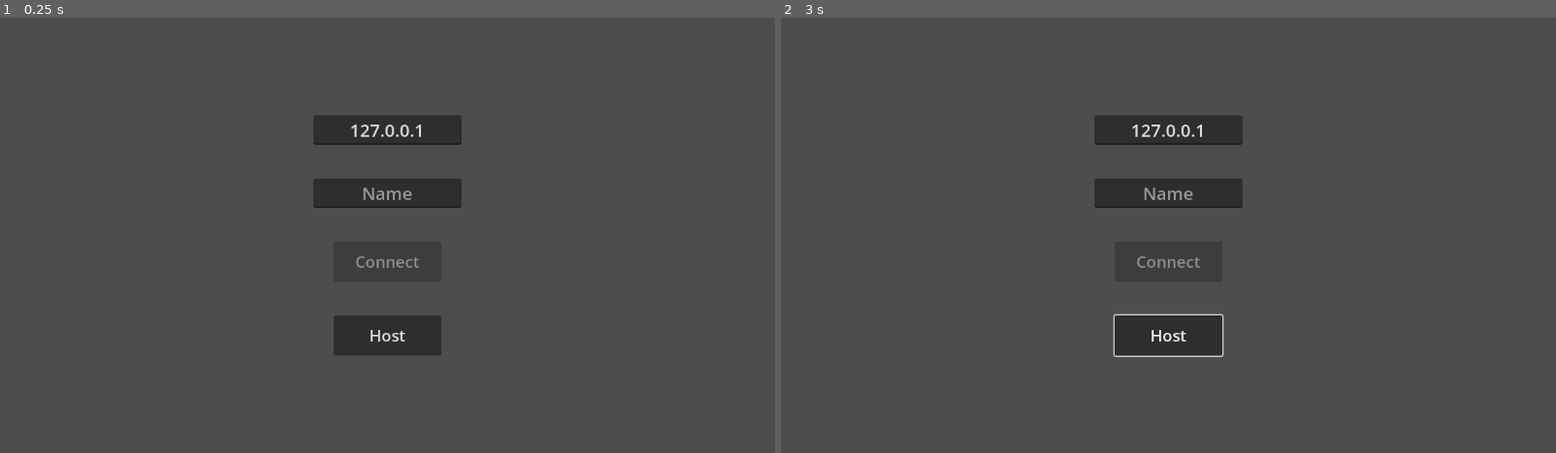
Above: before the commit, frames 1-2 (left to right).
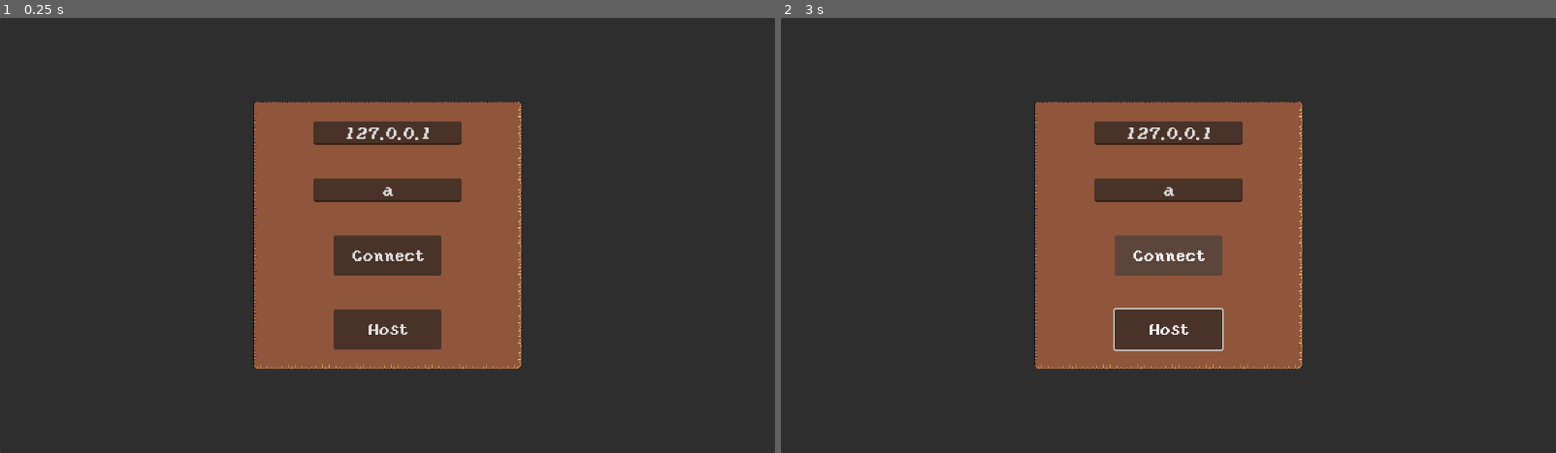
Above: after the commit, the same moments.

Repository: 0xspiderr/itec-2026
Game: Godot game, scene res://_mainMenu/mainMenu.tscn
The game is run twice, just before and just after one commit, with the same random seed, the same clock (stepped at 60 frames per second) and the same inputs.
Inputs (mouse positions are in pixels of both pictures, inside the frame that each line leads up to):
- Up to frame 1 (0.25 s): no input
- Up to frame 2 (3 s): click "Host" at 0.5 s; click (1168, 257) at 1.25 s, where only the run after the commit has a clickable "Connect"; hold D (right) 2.03-2.78 s; hold E (pickup) 2.03-2.78 s; hold Down (down) from 2.78 s (still down); tap E (pickup) at 2.85 s

The runs differ from the first frame. In frame 1, 99% of the frame differs, in the area x 0-100%, y 0-100%; in frame 2, 100%.

Commit message:
movement part fix

Diff:
--- a/_lobby/lobby.tscn
+++ b/_lobby/lobby.tscn
@@ -1,6 +1,7 @@
 [gd_scene format=3 uid="uid://dlto07yleoj1b"]
 
 [ext_resource type="Script" uid="uid://yitpqaigpqvx" path="res://_lobby/lobby.gd" id="1_fuoyk"]
+[ext_resource type="FontFile" uid="uid://daanan4q0ggpn" path="res://font/yoster.ttf" id="2_kxvj5"]
 
 [node name="Lobby" type="Control" unique_id=1552650006]
 layout_mode = 3
@@ -29,6 +30,8 @@
 layout_mode = 2
 size_flags_horizontal = 4
 size_flags_vertical = 0
+theme_override_fonts/font = ExtResource("2_kxvj5")
+theme_override_font_sizes/font_size = 26
 text = "Lobby list"
 
 [node name="LobbyContainer" type="VBoxContainer" parent="VBoxContainer" unique_id=1896012179]
@@ -40,6 +43,8 @@
 unique_name_in_owner = true
 visible = false
 layout_mode = 2
+theme_override_fonts/font = ExtResource("2_kxvj5")
+theme_override_font_sizes/font_size = 24
 text = "Start game"
 
 [connection signal="pressed" from="VBoxContainer/StartBtn" to="." method="_on_start_btn_pressed"]
--- a/_mainMenu/mainMenu.tscn
+++ b/_mainMenu/mainMenu.tscn
@@ -1,6 +1,17 @@
 [gd_scene format=3 uid="uid://dogckl7huip08"]
 
-[ext_resource type="Script" uid="uid://dov8vw3gec7x1" path="res://_mainMenu/main_menu.gd" id="1_ooen3"]
+[ext_resource type="FontFile" uid="uid://daanan4q0ggpn" path="res://font/yoster.ttf" id="2_b531r"]
+[ext_resource type="Texture2D" uid="uid://dvijotoehyp5y" path="res://Assets/UI/UI.png" id="2_oupfn"]
+
+[sub_resource type="StyleBoxTexture" id="StyleBoxTexture_oupfn"]
+texture = ExtResource("2_oupfn")
+texture_margin_left = 57.0
+texture_margin_top = 54.0
+texture_margin_right = 58.0
+texture_margin_bottom = 56.0
+axis_stretch_horizontal = 1
+axis_stretch_vertical = 1
+region_rect = Rect2(0, 1, 64, 63)
 
 [node name="MarginContainer" type="MarginContainer" unique_id=582196056]
 anchors_preset = 15
@@ -8,40 +19,72 @@
 anchor_bottom = 1.0
 grow_horizontal = 2
 grow_vertical = 2
-script = ExtResource("1_ooen3")
 
-[node name="menuContainer" type="VBoxContainer" parent="." unique_id=1454454465]
+[node name="PanelContainer" type="PanelContainer" parent="." unique_id=1166636956]
+layout_mode = 2
+
+[node name="menuContainer" type="VBoxContainer" parent="PanelContainer" unique_id=1454454465]
+custom_minimum_size = Vector2(400, 400)
 layout_mode = 2
 size_flags_horizontal = 4
 size_flags_vertical = 6
 theme_override_constants/separation = 50
 
-[node name="IPAddres" type="LineEdit" parent="menuContainer" unique_id=711367561]
+[node name="Panel" type="Panel" parent="PanelContainer/menuContainer" unique_id=908319526]
+custom_minimum_size = Vector2(120, 120)
+layout_mode = 2
+size_flags_vertical = 3
+theme_override_styles/panel = SubResource("StyleBoxTexture_oupfn")
+
+[node name="menuContainer" type="VBoxContainer" parent="PanelContainer/menuContainer/Panel" unique_id=222914705]
+custom_minimum_size = Vector2(12, 12)
+layout_mode = 1
+anchors_preset = 8
+anchor_left = 0.5
+anchor_top = 0.5
+anchor_right = 0.5
+anchor_bottom = 0.5
+offset_left = -110.0
+offset_top = -170.0
+offset_right = 110.0
+offset_bottom = 170.0
+grow_horizontal = 2
+grow_vertical = 2
+size_flags_horizontal = 4
+size_flags_vertical = 6
+theme_override_constants/separation = 50
+
+[node name="IPAddres" type="LineEdit" parent="PanelContainer/menuContainer/Panel/menuContainer" unique_id=711367561]
 custom_minimum_size = Vector2(220, 0)
 layout_mode = 2
 size_flags_horizontal = 0
+theme_override_fonts/font = ExtResource("2_b531r")
 theme_override_font_sizes/font_size = 26
 text = "127.0.0.1"
 placeholder_text = "IP Addres"
 alignment = 1
 
-[node name="Name" type="LineEdit" parent="menuContainer" unique_id=535329179]
+[node name="Name" type="LineEdit" parent="PanelContainer/menuContainer/Panel/menuContainer" unique_id=535329179]
 layout_mode = 2
+theme_override_fonts/font = ExtResource("2_b531r")
 theme_override_font_sizes/font_size = 26
+text = "a"
 placeholder_text = "Name"
 alignment = 1
 
-[node name="Connect" type="Button" parent="menuContainer" unique_id=687210997]
+[node name="Connect" type="Button" parent="PanelContainer/menuContainer/Panel/menuContainer" unique_id=687210997]
 custom_minimum_size = Vector2(160, 60)
 layout_mode = 2
 size_flags_horizontal = 4
+theme_override_fonts/font = ExtResource("2_b531r")
 theme_override_font_sizes/font_size = 24
 text = "Connect"
 
-[node name="HostBtn" type="Button" parent="menuContainer" unique_id=907993549]
+[node name="HostBtn" type="Button" parent="PanelContainer/menuContainer/Panel/menuContainer" unique_id=907993549]
 custom_minimum_size = Vector2(160, 60)
 layout_mode = 2
 size_flags_horizontal = 4
+theme_override_fonts/font = ExtResource("2_b531r")
 theme_override_font_sizes/font_size = 24
 text = "Host"
 
@@ -76,4 +119,4 @@
 horizontal_alignment = 1
 vertical_alignment = 1
 
-[connection signal="pressed" from="menuContainer/HostBtn" to="." method="_on_host_btn_pressed"]
+[connection signal="pressed" from="PanelContainer/menuContainer/Panel/menuContainer/HostBtn" to="." method="_on_host_btn_pressed"]
--- a/_rat/rat.gd
+++ b/_rat/rat.gd
@@ -60,13 +60,26 @@
 
 func _animate_player() -> void:
 	var dir = input_component.direction
-	if ANIM_MAP.has(dir) and items_cnt == 0:
-		animated_sprite_2d.play(ANIM_MAP[dir])
-	elif ANIM_HOLD.has(dir):
-		animated_sprite_2d.play(ANIM_HOLD[dir])
+
+	if dir == Vector2.ZERO:
+		var anim = ANIM_MAP[Vector2.ZERO] if items_cnt == 0 else ANIM_HOLD[Vector2.ZERO]
+		animated_sprite_2d.play(anim)
+		return
+
+	var anim_dir: Vector2
+	if dir.x != 0 and dir.y != 0:
+		anim_dir = Vector2(dir.x, 0)  # prefer horizontal
+	else:
+		anim_dir = dir
+
+	if ANIM_MAP.has(anim_dir) and items_cnt == 0:
+		print(anim_dir)
+		animated_sprite_2d.play(ANIM_MAP[anim_dir])
+	elif ANIM_HOLD.has(anim_dir):
+		animated_sprite_2d.play(ANIM_HOLD[anim_dir])
 
 	if dir.x != 0:
-		animated_sprite_2d.flip_h = (dir == Vector2.RIGHT)
+		animated_sprite_2d.flip_h = (dir.x > 0.0)
 
 
 func _on_pickup_pressed() -> void:
--- a/_rat/rat.tscn
+++ b/_rat/rat.tscn
@@ -31,11 +31,11 @@
 properties/6/replication_mode = 2
 
 [sub_resource type="CapsuleShape2D" id="CapsuleShape2D_n77cq"]
-radius = 26.0
-height = 130.0
+radius = 18.0
+height = 64.0
 
 [sub_resource type="CircleShape2D" id="CircleShape2D_dwesx"]
-radius = 63.1981
+radius = 71.02816
 
 [node name="Rat" type="CharacterBody2D" unique_id=814430971]
 script = ExtResource("1_1meta")
@@ -57,6 +57,8 @@
 autoplay = "idle"
 
 [node name="CollisionShape2D" type="CollisionShape2D" parent="." unique_id=1156681356]
+position = Vector2(0, 49)
+rotation = 1.5707964
 shape = SubResource("CapsuleShape2D_n77cq")
 
 [node name="Sprite2D" type="Sprite2D" parent="." unique_id=88085821]
--- a/project.godot
+++ b/project.godot
@@ -28,6 +28,10 @@
 "res://_network/": "blue",
 "res://_rat/": "red"
 }
+
+[gui]
+
+theme/custom_font="uid://daanan4q0ggpn"
 
 [input]
 
Binary file added: font/yoster.ttf
Not shown, added: font/yoster.ttf.import
